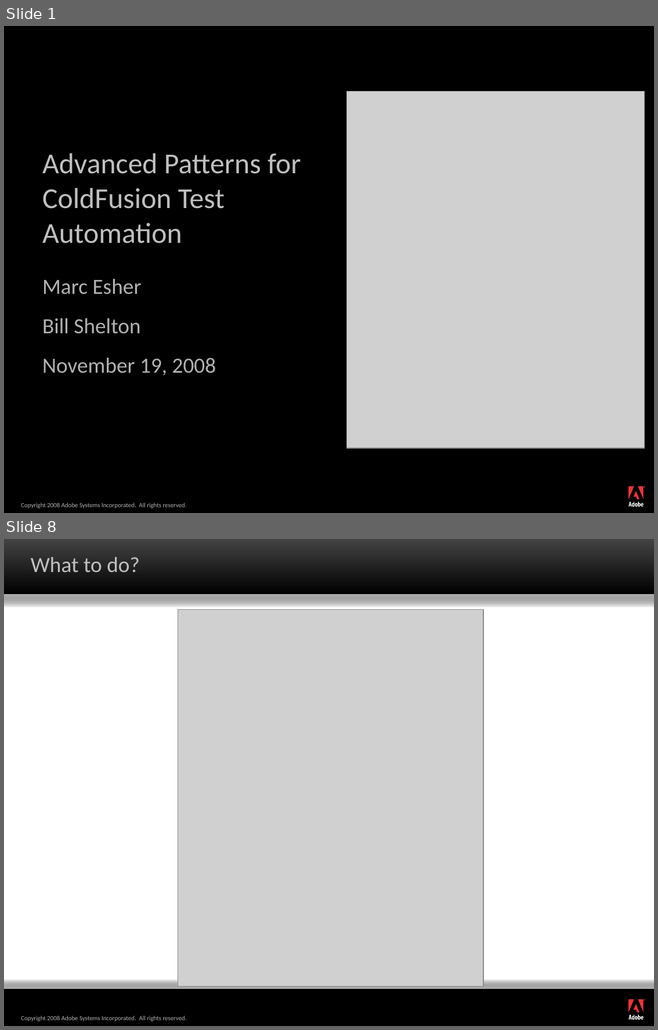
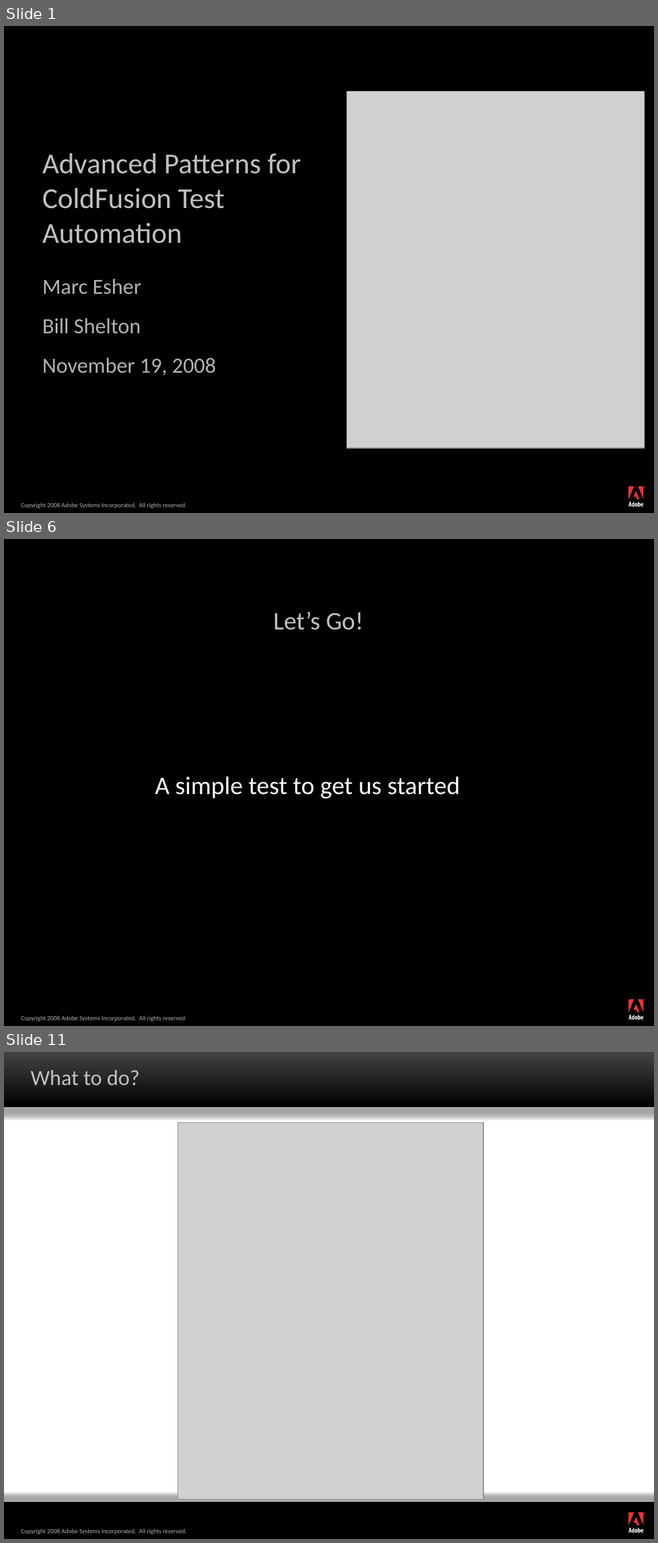
Before and after one commit to marcesher/mxunit-cfmeetups, a slide deck: max08/Marc_Esher_Bill_Shelton_AdvancedPatternsForColdfusionTestAutomation_draft1.ppt. Shown one above the other, each under a label of ours: slides 1 and 8 before the commit, slides 1, 6 and 11 after it; the slides between them are not shown. The pictures are 658x1030 and 658x1543 pixels, drawn with LibreOffice and Linux fonts; fonts in the diff are those of the drawing; grey boxes stand for pictures; background and template pictures are left out. Boxes give left, top, right and bottom in pixels: in the first picture for what was removed or moved away, otherwise in the second. Text is boxed around its words. In the diff, an @@ line names an element or a change of style, - is before the commit and + after.

```diff
--- a/max08/Marc_Esher_Bill_Shelton_AdvancedPatternsForColdfusionTestAutomation_draft1.ppt
+++ b/max08/Marc_Esher_Bill_Shelton_AdvancedPatternsForColdfusionTestAutomation_draft1.ppt
@@ slide 6 added at [4,539,654,1026], background #000000; not listed: 11 template elements that a slide beside it also shows @@
@@ title added at [273,611,364,630], 28 pt, text #C0C0C0 @@
+Let’s Go!
@@ text added at [155,776,460,799], 28 pt, text #F8F8F8 @@
+A simple test to get us started
@@ what was slide 8 is now slide 11 @@
```
Also in this commit, not shown: 10 slides changed, 7 other slides added, 2 slides removed.
